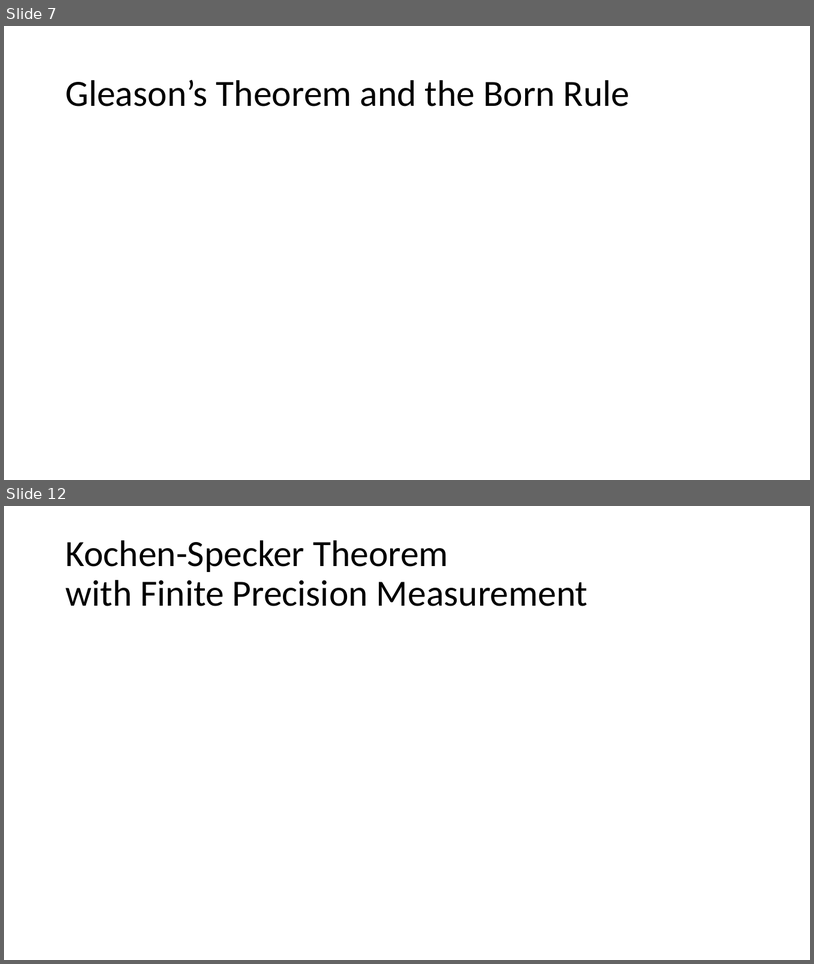
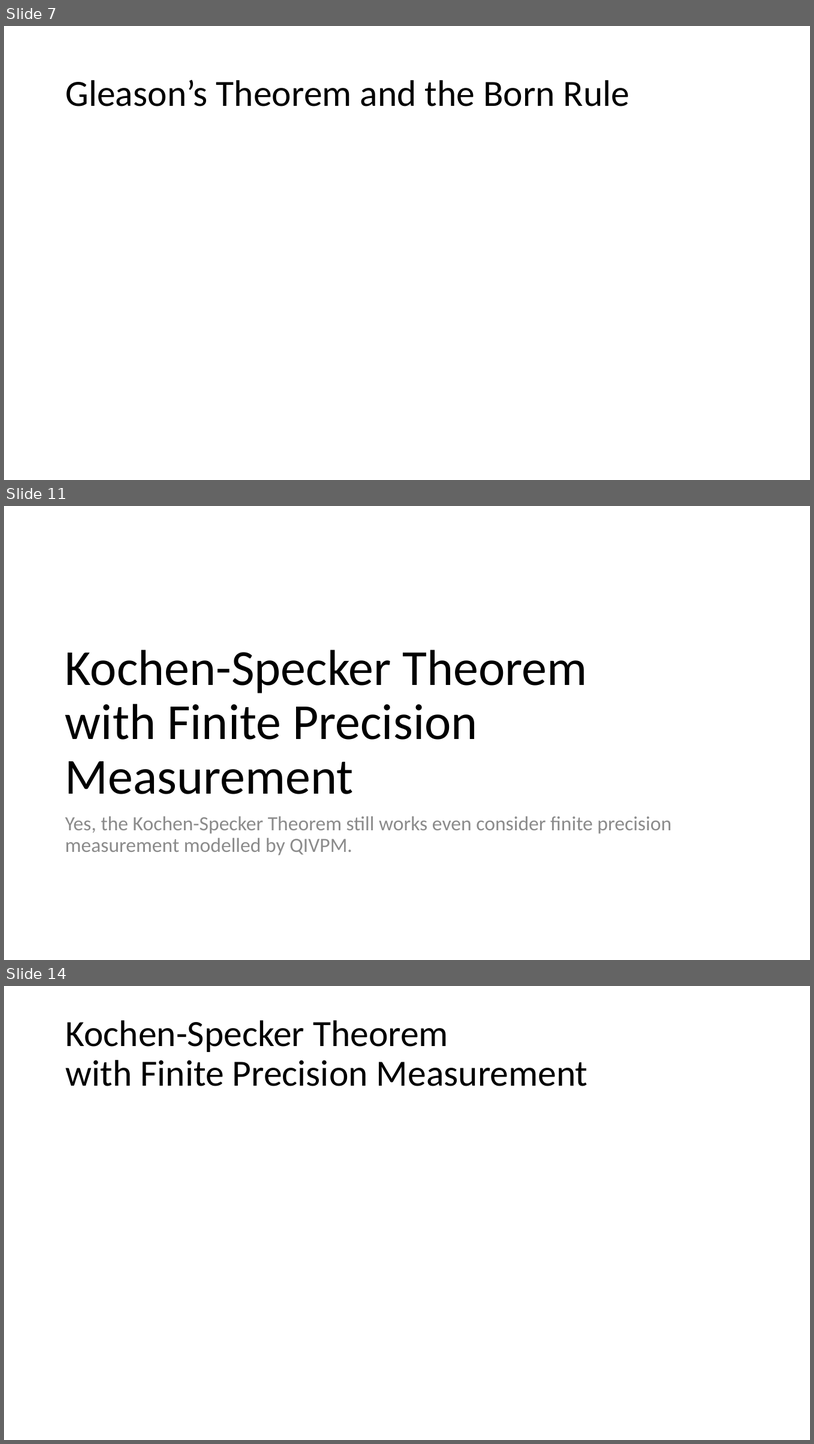
Before and after one commit to yuttai/Contextuality-and-Nonlocality-in-Discrete-Quantum-Theory, a slide deck: prop_letter.pptx. Shown one above the other, each under a label of ours: slides 7 and 12 before the commit, slides 7, 11 and 14 after it; the slides between them are not shown. The pictures are 814x964 and 814x1444 pixels, drawn with LibreOffice and Linux fonts; fonts in the diff are those of the drawing; grey boxes stand for pictures. Boxes give left, top, right and bottom in pixels: in the first picture for what was removed or moved away, otherwise in the second. Text is boxed around its words. In the diff, an @@ line names an element or a change of style, - is before the commit and + after.

```diff
--- a/prop_letter.pptx
+++ b/prop_letter.pptx
@@ slide 11 added at (x1=4, y1=506, x2=810, y2=960), background #FFFFFF @@
@@ title added at (x1=65, y1=649, x2=588, y2=794), 60 pt, text #000000 @@
+Kochen-Specker Theorem
+with Finite Precision Measurement
@@ text added at (x1=65, y1=816, x2=672, y2=855), 24 pt, text #8C8C8C @@
+Yes, the Kochen-Specker Theorem still works even consider finite precision measurement modelled by QIVPM.
@@ what was slide 12 is now slide 14 @@
```
Also in this commit, not shown: 4 slides changed, 1 other slide added.
